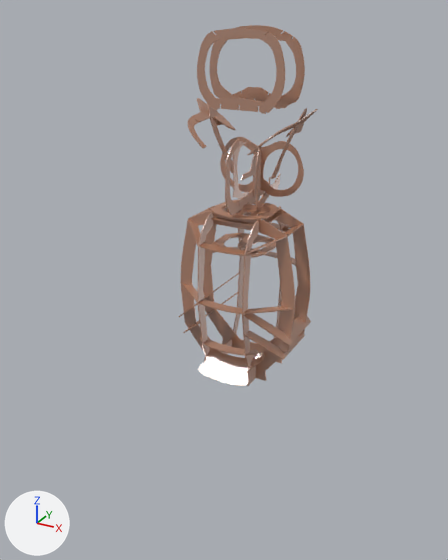
Before and after pictures for a commit that changed the Blender file LaserConstructionPlan/snowyOwl_smal.blend.
Rendered twice from a 50 mm camera at (6.96, -13.87, 10.07) aimed at (-0.85, 0.34, 2.96). Arrows for +X, +Y and +Z are at lower left; the lights stay in place.

The first picture shows 'Back', 'BeakToBack', 'BrowToEar_L', 'Eyes', 'Face', 'HeadBack', 'LegsAndTorso_L', 'LegsAndTorso_R', 'Rump', 'SilhouetteBack', 'SilhouetteFront', 'Wing1_R'.
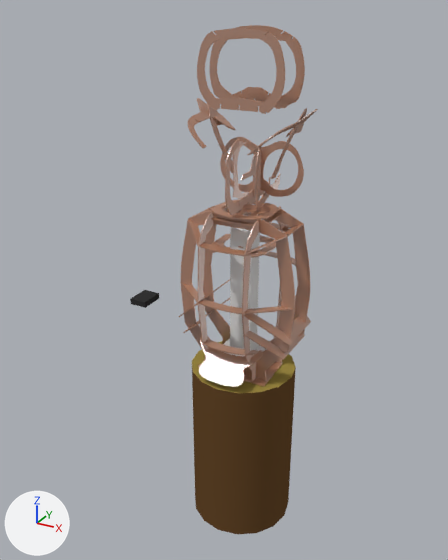
Commit message: base concept

Boxes [x1, y1, x2, y2] around the edits, measured in the pictures (448 x 560 px):
'Treetrunk', added (brown): after [192, 341, 296, 534]
    faces in mat_treetrunkbark (brown #66492b): [192, 367, 296, 534]
    faces in mat_treetrunkcut (yellow #a18e46): [192, 341, 295, 393]
'baseLightConcept', added: after [221, 227, 266, 356]
'Rump', reshaped, moved: before [198, 338, 265, 386]; after [199, 339, 263, 387]
'RaspberryCase', added: after [130, 290, 159, 308]
'Base', added: after [198, 362, 282, 387]

The change, as a list of edits to the scene's bpy script:
```text
Change cu_rump:
    where _sp = cu_rump.splines.new('BEZIER'); _sp.bezier_points.add(12)
    remove _sp.bezier_points.foreach_set('co', [-0.635, 0.726, 0.0, -0.635, 0.871, 0.0, -0.665, 0.871, 0.0, -0.665, 0.719, 0.0, -0.9, 0.497, 0.0, -0.659, 1.054, 0.0, 0.0, 1.579, 0.0, 0.659, 1.054, 0.0, 0.9, 0.497, 0.0, 0.665, 0.719, 0.0, 0.665, 0.871, 0.0, 0.635, 0.871, 0.0, 0.635, 0.726, 0.0])
    remove _sp.bezier_points.foreach_set('handle_left', [-0.212, 0.844, 0.0, -0.635, 0.823, 0.0, -0.655, 0.871, 0.0, -0.665, 0.77, 0.0, -0.797, 0.424, 0.0, -0.754, 0.957, 0.0, -1.382, 1.579, 0.0, 0.44, 1.124, 0.0, 1.094, 0.633, 0.0, 0.743, 0.645, 0.0, 0.665, 0.821, 0.0, 0.645, 0.871, 0.0, 0.635, 0.774, 0.0])
    remove _sp.bezier_points.foreach_set('handle_right', [-0.635, 0.774, 0.0, -0.645, 0.871, 0.0, -0.665, 0.821, 0.0, -0.743, 0.645, 0.0, -1.094, 0.633, 0.0, -0.44, 1.124, 0.0, 1.382, 1.579, 0.0, 0.754, 0.957, 0.0, 0.797, 0.424, 0.0, 0.665, 0.77, 0.0, 0.655, 0.871, 0.0, 0.635, 0.823, 0.0, 0.212, 0.844, 0.0])
    add _sp.bezier_points.foreach_set('co', [-0.635, 0.726, 0.0, -0.635, 0.871, 0.0, -0.665, 0.871, 0.0, -0.665, 0.719, 0.0, -0.9, 0.497, 0.0, -0.611, 1.054, 0.0, 0.0, 1.669, 0.0, 0.611, 1.054, 0.0, 0.9, 0.497, 0.0, 0.665, 0.719, 0.0, 0.665, 0.871, 0.0, 0.635, 0.871, 0.0, 0.635, 0.726, 0.0])
    add _sp.bezier_points.foreach_set('handle_left', [-0.212, 0.844, 0.0, -0.635, 0.823, 0.0, -0.655, 0.871, 0.0, -0.665, 0.77, 0.0, -0.799, 0.421, 0.0, -0.699, 0.964, 0.0, -1.198, 1.669, 0.0, 0.408, 1.119, 0.0, 1.096, 0.644, 0.0, 0.743, 0.645, 0.0, 0.665, 0.821, 0.0, 0.645, 0.871, 0.0, 0.635, 0.774, 0.0])
    add _sp.bezier_points.foreach_set('handle_right', [-0.635, 0.774, 0.0, -0.645, 0.871, 0.0, -0.665, 0.821, 0.0, -0.743, 0.645, 0.0, -1.096, 0.644, 0.0, -0.408, 1.119, 0.0, 1.198, 1.669, 0.0, 0.699, 0.964, 0.0, 0.799, 0.421, 0.0, 0.665, 0.77, 0.0, 0.655, 0.871, 0.0, 0.635, 0.823, 0.0, 0.212, 0.844, 0.0])
Add cu_base:
    cu_base = bpy.data.curves.new('Base', 'CURVE')
    cu_base.dimensions = '2D'
    _sp = cu_base.splines.new('BEZIER'); _sp.bezier_points.add(8)
    _sp.bezier_points.foreach_set('co', [-1.04, -0.812, 0.0, -0.997, 0.498, 0.0, -0.651, 1.0, 0.0, -0.325, 1.0, 0.0, 0.0, 0.542, 0.0, 0.325, 1.0, 0.0, 0.651, 1.0, 0.0, 0.997, 0.498, 0.0, 1.04, -0.812, 0.0])
    _sp.bezier_points.foreach_set('handle_left', [-0.347, -0.812, 0.0, -1.011, 0.0616, 0.0, -0.766, 0.833, 0.0, -0.434, 1.0, 0.0, -0.108, 0.695, 0.0, 0.217, 0.848, 0.0, 0.542, 1.0, 0.0, 0.882, 0.666, 0.0, 1.026, -0.375, 0.0])
    _sp.bezier_points.foreach_set('handle_right', [-1.026, -0.375, 0.0, -0.882, 0.666, 0.0, -0.542, 1.0, 0.0, -0.217, 0.848, 0.0, 0.108, 0.695, 0.0, 0.434, 1.0, 0.0, 0.766, 0.833, 0.0, 1.011, 0.0616, 0.0, 0.347, -0.812, 0.0])
    for _p, _l, _r in zip(_sp.bezier_points, ['VECTOR', 'VECTOR', 'VECTOR', 'VECTOR', 'VECTOR', 'VECTOR', 'VECTOR', 'VECTOR', 'VECTOR'], ['VECTOR', 'VECTOR', 'VECTOR', 'VECTOR', 'VECTOR', 'VECTOR', 'VECTOR', 'VECTOR', 'VECTOR']): _p.handle_left_type = _l; _p.handle_right_type = _r
    _sp.order_u = 0
    _sp.order_v = 0
    _sp.use_cyclic_u = True
    _sp = cu_base.splines.new('BEZIER'); _sp.bezier_points.add(3)
    _sp.bezier_points.foreach_set('co', [0.627, 0.497, 0.0, 0.627, -0.521, 0.0, -0.627, -0.521, 0.0, -0.627, 0.497, 0.0])
    _sp.bezier_points.foreach_set('handle_left', [0.209, 0.497, 0.0, 0.627, -0.182, 0.0, -0.209, -0.521, 0.0, -0.627, 0.158, 0.0])
    _sp.bezier_points.foreach_set('handle_right', [0.627, 0.158, 0.0, 0.209, -0.521, 0.0, -0.627, -0.182, 0.0, -0.209, 0.497, 0.0])
    for _p, _l, _r in zip(_sp.bezier_points, ['VECTOR', 'VECTOR', 'VECTOR', 'VECTOR'], ['VECTOR', 'VECTOR', 'VECTOR', 'VECTOR']): _p.handle_left_type = _l; _p.handle_right_type = _r
    _sp.order_u = 0
    _sp.order_v = 0
    _sp.use_cyclic_u = True
    cu_base.materials.append(mat_mdf)
    cu_base.use_path = True
    cu_base.use_path_clamp = True
    cu_base.bevel_resolution = 0
    cu_base.fill_mode = 'BOTH'
Change ob_rump:
    ob_rump.location: (0.0, -0.295, 1.93) -> (0.0, -0.395, 2.03)
Add ob_base:
    ob_base = bpy.data.objects.new('Base', cu_base)  # modifiers SOLIDIFY
    ob_base.parent = ob_root
    ob_base.location = (0.0, -0.062, 0.687)
Add ob_treetrunk:
    ob_treetrunk = bpy.data.objects.new('Treetrunk', me_treetrunk)  # 32 vertices, 18 faces; spans x -1.5..1.5, y -1.5..1.5, z -2.5..2.5; in mat_treetrunkbark (brown #66492b), mat_treetrunkcut (yellow #a18e46)
    ob_treetrunk.location = (0.0, -0.06, -1.85)
Add ob_raspberrycase:
    ob_raspberrycase = bpy.data.objects.new('RaspberryCase', me_raspberrycase)  # a box spanning x -0.268..0.268, y -0.367..0.367, z -0.089..0.089; in mat_blacplastic (black #353535)
    ob_raspberrycase.location = (-3.37, -0.06, 1.97)
Add ob_baselightconcept:
    ob_baselightconcept = bpy.data.objects.new('baseLightConcept', me_baselightconcept)  # 16 vertices, 14 faces; spans x -0.62..0.62, y -0.48..0.48, z -0.01..4.12; in mat_whiteplastic (white #e7e7e7)
    ob_baselightconcept.location = (0.0, -0.06, 0.69)
```
